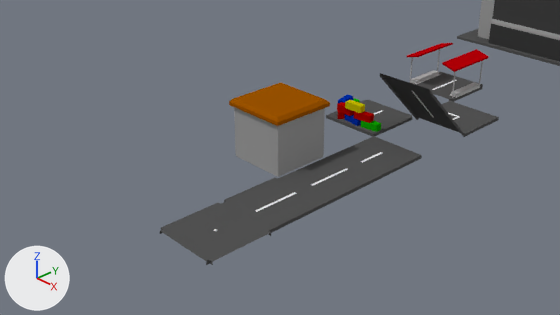
Two versions of the Blender file Assets/Blender File/Building.blend, one commit apart.
Rendered twice from the file's camera 'Camera'. The lights are fixed; the arrows at lower left show +X, +Y and +Z.

Objects in the first picture: 'BusStop', 'Depot', 'Industrise', 'LoadingBay', 'road_End', 'road_T', 'road_X', 'road_straight', 'road_turn', 'road_uphill'.
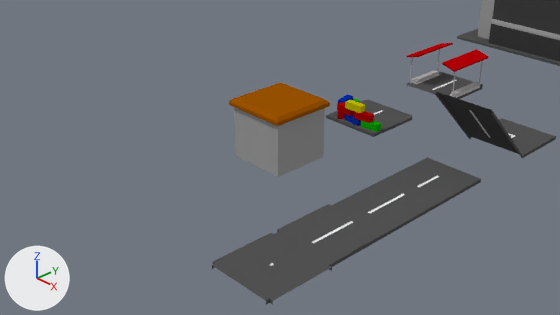
Changed parts and their boxes (x1, y1, x2, y2) in the pictures (560 x 315 px):
'road_X', moved: before (160, 203, 271, 265); after (212, 233, 332, 305)
'road_T', moved: before (224, 177, 328, 233); after (277, 204, 389, 267)
'road_straight', moved: before (281, 155, 379, 205); after (335, 179, 439, 234)
'road_End', moved: before (332, 136, 422, 179); after (385, 157, 481, 206)
'road_uphill', moved: before (380, 73, 464, 137); after (435, 92, 523, 158)
'road_turn', moved: before (417, 101, 499, 137); after (469, 118, 556, 158)

The change in detail:
Object 'road_T' (ob_road_t) moves from (1.0, -1.0, 0.0) to (2.0, -1.0, 0.0).
Object 'road_End' (ob_road_end) moves from (1.0, 1.0, 0.0) to (2.0, 1.0, 0.0).
Object 'road_straight' (ob_road_straight) moves from (1.0, 0.0, 0.0) to (2.0, 0.0, 0.0).
Object 'road_turn' (ob_road_turn) moves from (1.0, 3.0, 0.0) to (2.0, 3.0, 0.0).
Object 'road_uphill' (ob_road_uphill) moves from (1.0, 2.0, 0.0) to (2.0, 2.0, 0.0).
Object 'road_X' (ob_road_x) moves from (1.0, -2.0, 0.0) to (2.0, -2.0, 0.0).
